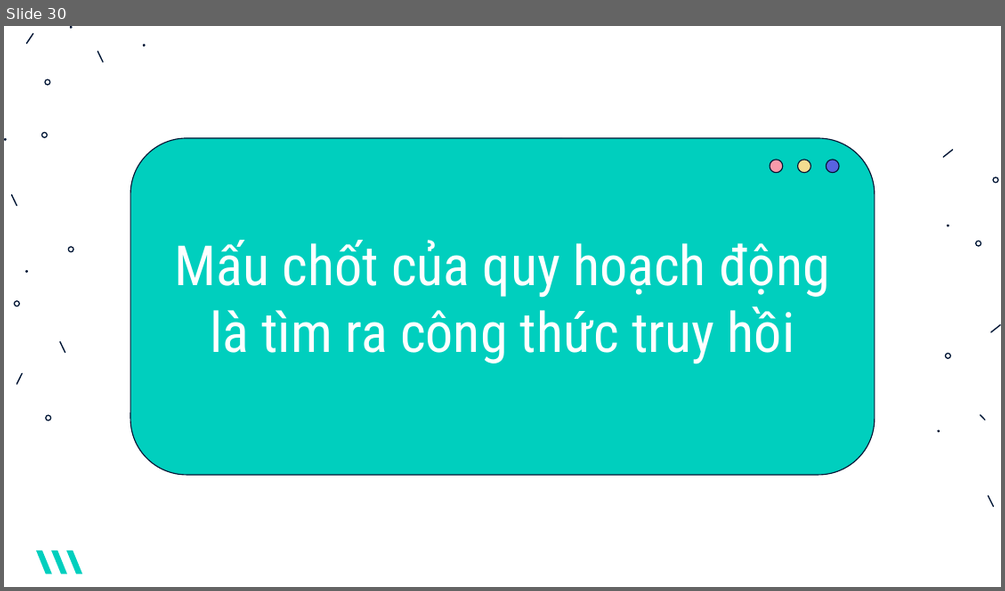
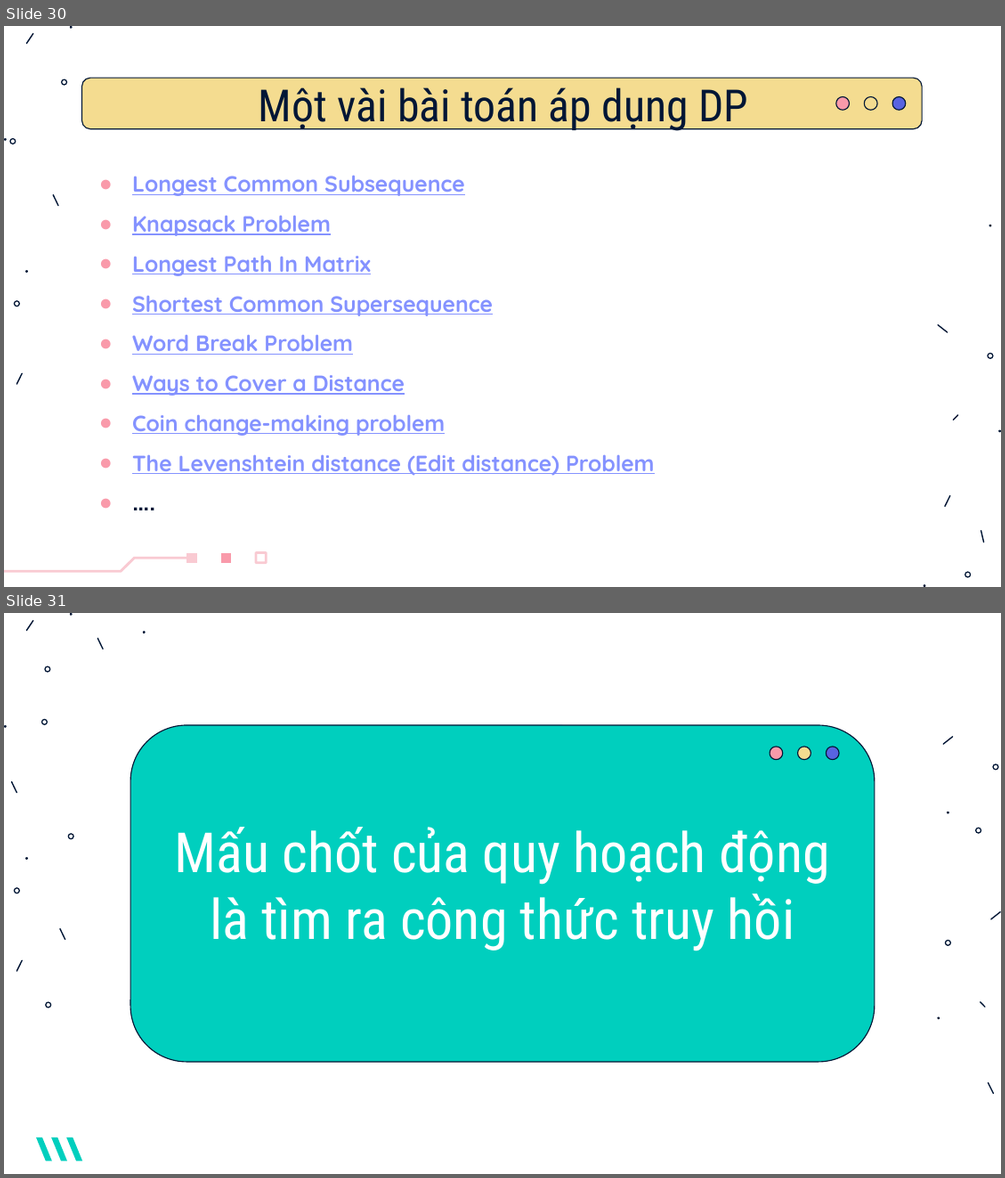
Before and after one commit to Tox1cCoder/CS112, a slide deck: Slide.pptx. Shown one above the other, each under a label of ours: slide 30 before the commit, slides 30 and 31 after it. The pictures are 1005x591 and 1005x1178 pixels, drawn with LibreOffice and Linux fonts; fonts in the diff are those of the drawing. Boxes give left, top, right and bottom in pixels: in the first picture for what was removed or moved away, otherwise in the second. Text is boxed around its words. In the diff, an @@ line names an element or a change of style, - is before the commit and + after.

```diff
--- a/Slide.pptx
+++ b/Slide.pptx
@@ slide 30 added at bbox=[4, 26, 1001, 587], background #FFFFFF; not listed: 6 template elements that a slide beside it also shows @@
@@ freeform shape added at bbox=[61, 79, 67, 85], fill #011635 @@
@@ rounded rectangle added at bbox=[81, 78, 922, 128], fill #F4DC90, outline #011635 0.75 pt @@
@@ title added at bbox=[259, 87, 748, 133], 32 pt, text #011635 @@
+Một vài bài toán áp dụng DP
@@ freeform shape added at bbox=[836, 97, 850, 110], fill #F99AAA, outline #011635 0.75 pt @@
@@ freeform shape added at bbox=[865, 97, 877, 110], fill #F4DC90, outline #011635 0.75 pt @@
@@ freeform shape added at bbox=[892, 97, 905, 110], fill #5863E0, outline #011635 0.75 pt @@
@@ freeform shape added at bbox=[10, 137, 16, 144], fill #011635 @@
@@ text added at bbox=[132, 175, 655, 475], 16 pt, text #8492FF, bold, underline @@
+● Longest Common Subsequence
+● Knapsack Problem
+● Longest Path In Matrix
+● Shortest Common Supersequence
+● Word Break Problem
+● Ways to Cover a Distance
+● Coin change-making problem
+● The Levenshtein distance (Edit distance) Problem
+● ….
@@ freeform shape added at bbox=[53, 194, 60, 207], fill #011635 @@
@@ group added at bbox=[923, 224, 1001, 586]: 9 freeform shapes @@
@@ group added at bbox=[4, 551, 267, 572]: 4 freeform shapes @@
@@ what was slide 30 is now slide 31 @@
```
Also in this commit, not shown: 7 slides changed.
